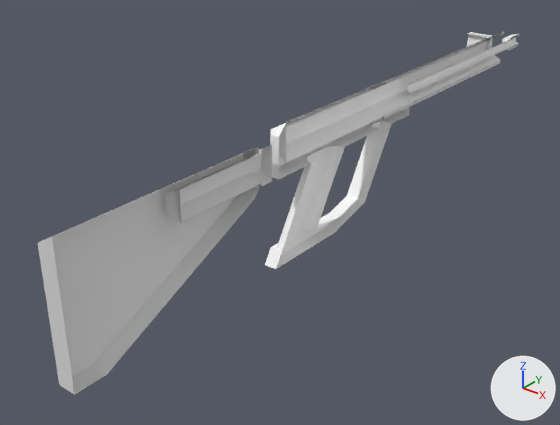
Two versions of the glTF model assets/blueprints/liu.glb, one commit apart.
Before and after are seen from a camera (50 mm lens) standing at (0.53, -0.695, 0.487) and looking at (-0.072, 0.058, 0.02). Arrows for +X, +Y and +Z are at lower right; the lights stay in place. Where no turn or scale is listed for an object, it has been applied to the vertices. Vertices at the same position are counted once.

In view in the first picture: 'Cube', 'liu.gun', 'liu.gun.001', 'liu.gun.002', 'liu.gun.005', 'liu.gun.006'.
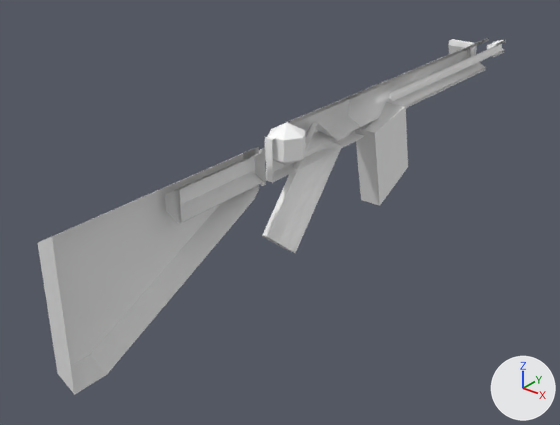
Where the newer file only moved an object's origin or applied its transform, the numbers keep the older frame.

Edits to the bpy script that builds the scene:
```text
Add mat_defaultmaterial_004:
    mat_defaultmaterial_004 = bpy.data.materials.new('DefaultMaterial.004')
    mat_defaultmaterial_004.use_nodes = True; mat_defaultmaterial_004.node_tree.nodes.clear()
    _N = mat_defaultmaterial_004.node_tree.nodes; _L = mat_defaultmaterial_004.node_tree.links
    n0 = _N.new('ShaderNodeOutputMaterial'); n0.name = 'Material Output'
    n1 = _N.new('ShaderNodeBsdfPrincipled'); n1.name = 'Principled BSDF'
    n2 = _N.new('ShaderNodeVertexColor'); n2.name = 'Color Attribute'
    _L.new(n1.outputs[0], n0.inputs[0])  # 'BSDF' to 'Surface'
    _L.new(n2.outputs[0], n1.inputs[0])  # 'Color' to 'Base Color'
Add mat_defaultmaterial_003:
    mat_defaultmaterial_003 = bpy.data.materials.new('DefaultMaterial.003')
    mat_defaultmaterial_003.use_nodes = True; mat_defaultmaterial_003.node_tree.nodes.clear()
    _N = mat_defaultmaterial_003.node_tree.nodes; _L = mat_defaultmaterial_003.node_tree.links
    n0 = _N.new('ShaderNodeOutputMaterial'); n0.name = 'Material Output'
    n1 = _N.new('ShaderNodeBsdfPrincipled'); n1.name = 'Principled BSDF'
    n2 = _N.new('ShaderNodeVertexColor'); n2.name = 'Color Attribute'
    _L.new(n1.outputs[0], n0.inputs[0])  # 'BSDF' to 'Surface'
    _L.new(n2.outputs[0], n1.inputs[0])  # 'Color' to 'Base Color'
Change me_circle:
    remove me_circle.from_pydata(...)  # 20 vertices, 30 faces; spans x -0.024..0.0, y 0.2..0.58, z 0.132..0.188
    add me_circle.from_pydata(...)  # 42 vertices, 70 faces; spans x -0.024..0.0, y 0.14..0.52, z 0.133..0.187
    me_circle part 1: 20 vertices removed from x -0.024..0.0, y 0.2..0.58, z 0.132..0.188; 42 vertices added at x -0.024..0.0, y 0.14..0.52, z 0.133..0.187
    me_circle part 2: the surface is now shaded smooth
Change me_circle_003:
    where me_circle_003.from_pydata(...)  # 20 vertices, 28 faces; spans x -0.024..0.0, y -0.28..0.0, z -0.145..0.027
    me_circle_003 part 3
    add for i in [5, 9, 10, 11]: me_circle_003.vertices[i].co += Vector((0.0, 0.0, 0.014))
Change me_circle_004:
    remove me_circle_004.from_pydata(...)  # 48 vertices, 72 faces; spans x -0.014..0.0, y 0.27..0.65, z 0.149..0.171
    remove me_circle_004.materials.append(mat_defaultmaterial_002)
    add me_circle_004.from_pydata(...)  # 24 vertices, 36 faces; spans x -0.014..0.0, y 0.22..0.59, z 0.149..0.171
    me_circle_004 part 4: 48 vertices removed from x -0.014..0.0, y 0.27..0.65, z 0.149..0.171; 24 vertices added at x -0.014..0.0, y 0.22..0.59, z 0.149..0.171
    add me_circle_004.materials.append(mat_defaultmaterial_001)
Remove ob_liu_gun:
    ob_liu_gun = bpy.data.objects.new('liu.gun', me_circle_002)
Change ob_cube:
    ob_cube.location: (-0.034, 0.558, 0.16) -> (-0.034, 0.492, 0.16)
Add ob_hex:
    ob_hex = bpy.data.objects.new('hex', me_circle_006)  # a UV sphere (6 segments, 3 rings, poles along z) spanning x -0.0238..0.0238, y -0.0396..0.0016, z 0.1325..0.1875
    ob_hex.location = (0.0, 0.0, 0.0)
Add ob_liu_gun_004:
    ob_liu_gun_004 = bpy.data.objects.new('liu.gun.004', me_circle_010)  # 79 vertices, 131 faces; spans x -0.024..0.0, y -0.046..0.24, z 0.12..0.187
    ob_liu_gun_004.location = (0.0, 0.0, 0.0)
Add ob_liu_gun_007:
    ob_liu_gun_007 = bpy.data.objects.new('liu.gun.007', me_cube_002)  # 12 vertices, 20 faces; spans x -0.016..0.016, y 0.1511..0.2501, z 0.0125..0.1465
    ob_liu_gun_007.location = (0.0, 0.0, 0.0)
Add ob_liu_gun_003:
    ob_liu_gun_003 = bpy.data.objects.new('liu.gun.003', me_circle_001)  # 24 vertices, 38 faces; spans x -0.018..0.0, y -0.055..0.099, z 0.006..0.17
    ob_liu_gun_003.location = (0.0, 0.0, 0.0)
```

Where the change shows, as pixel boxes (x1, y1, x2, y2) in the pictures (560 x 425 px; the box of a moved part takes in the faces that stretch with it):
'liu.gun', deleted
    before: (265, 81, 410, 269)
'liu.gun.001', reshaped (7% wider)
    before: (371, 32, 504, 119)
    after: (347, 38, 489, 130)
'liu.gun.003', added
    after: (262, 122, 342, 253)
'liu.gun.007', added
    after: (355, 102, 408, 206)
'liu.gun.004', added
    after: (265, 91, 369, 183)
'liu.gun.002', reshaped
    before: (407, 33, 520, 93)
    after: (389, 40, 506, 102)
'hex', added
    after: (268, 122, 306, 166)
'Cube', moved
    before: (466, 32, 492, 50)
    after: (448, 39, 474, 58)
part 1 of me_circle, built on
    before: (371, 32, 504, 119)
    after: (347, 38, 489, 130)
part 3 of me_circle_003, moved or reshaped
    both: (57, 186, 259, 395)
